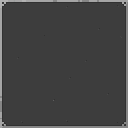
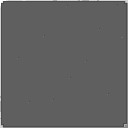
Revision of a layered (128, 128) image; what changed, layer by layer:
added layer "Pasted Layer" above "Layer" over [0,0,128,128]
